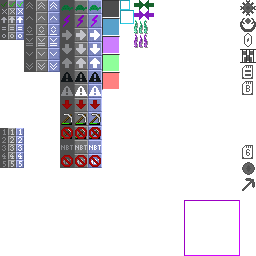
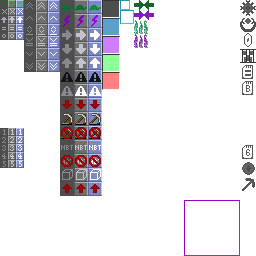
Layered file, before and after one edit (256x256). Changes by layer:
painted on "Icons" over (62, 169, 101, 193)
painted on "Background" over (60, 168, 102, 196)
